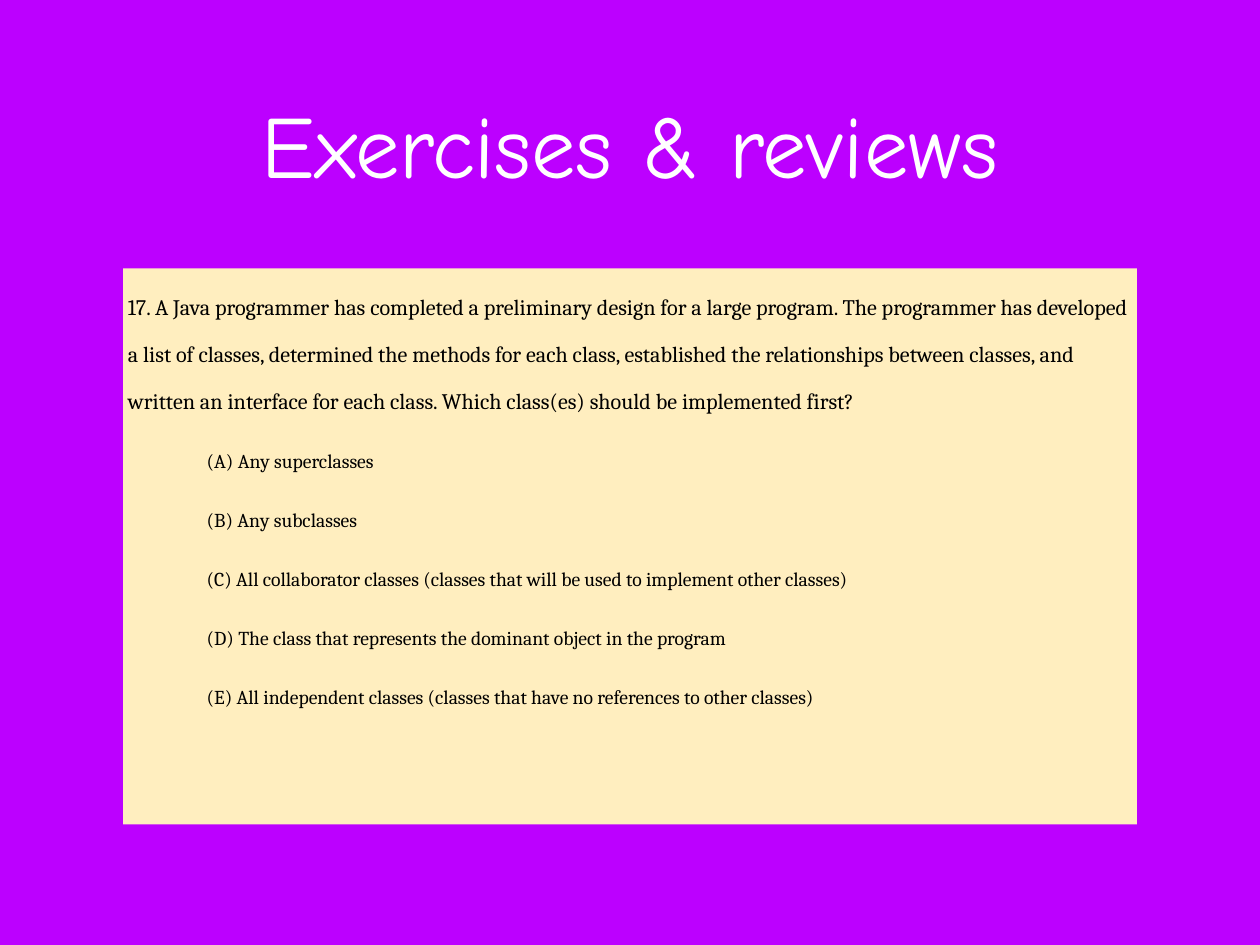
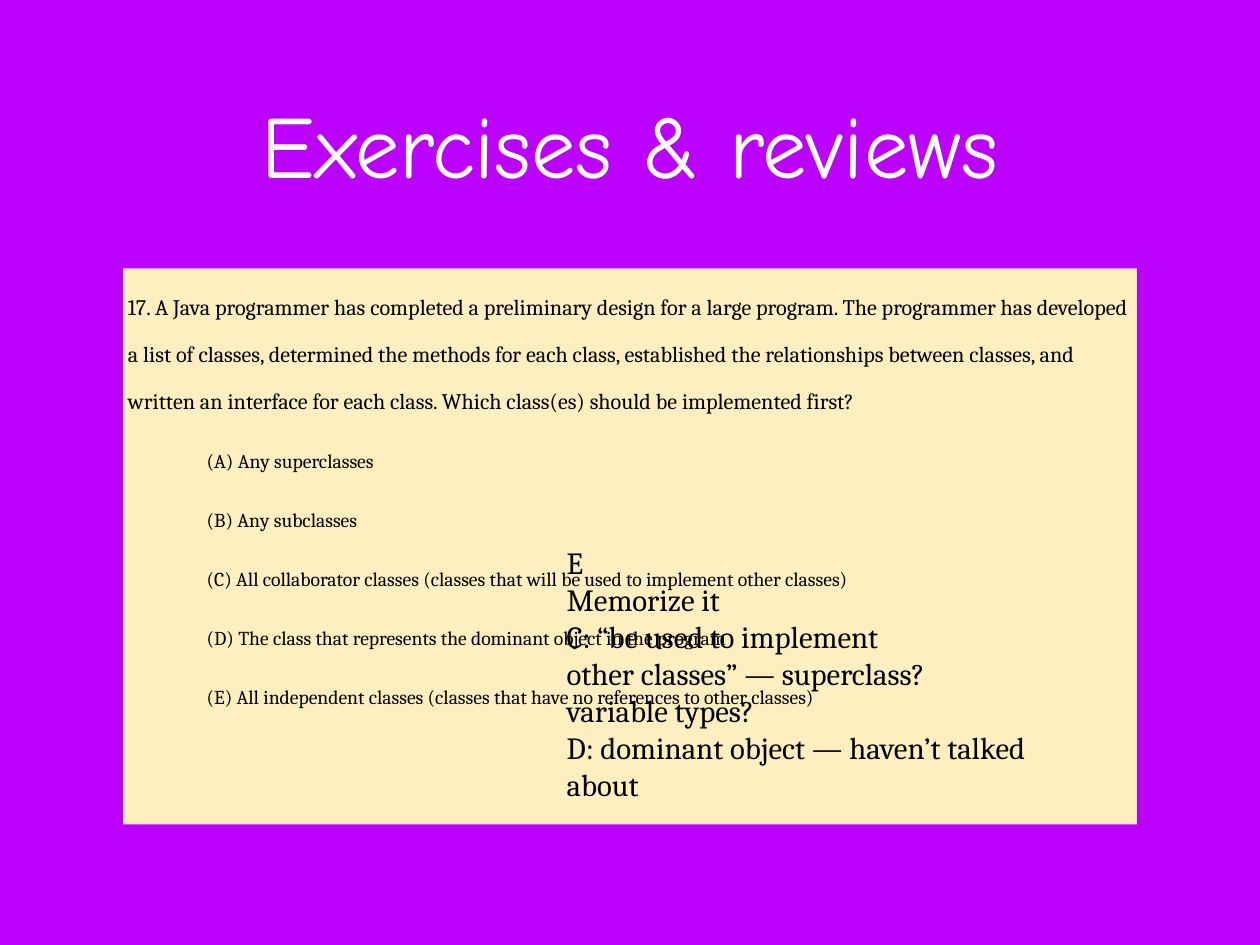
Before and after one commit to difficultcho/AP-A-2018.01.27--, a slide deck: slide 222 of AP计算机A-2018.01.27-张淼.pptx (slide 221 before the commit). Drawn at 1260x945 pixels with LibreOffice and Linux fonts; fonts in the diff are those of the drawing; background and template pictures are left out. Boxes give left, top, right and bottom in pixels: in the first picture for what was removed or moved away, otherwise in the second. Text is boxed around its words. In the diff, an @@ line names an element or a change of style, - is before the commit and + after.

```diff
--- a/AP计算机A-2018.01.27-张淼.pptx
+++ b/AP计算机A-2018.01.27-张淼.pptx
@@ text added at [567,553,1025,797], 25 pt, text #000000 @@
+E
+Memorize it
+C: “be used to implement
+other classes” — superclass?
+variable types?
+D: dominant object — haven’t talked about
```
Also in this commit, not shown: 42 other slides changed, 1 slide added.
